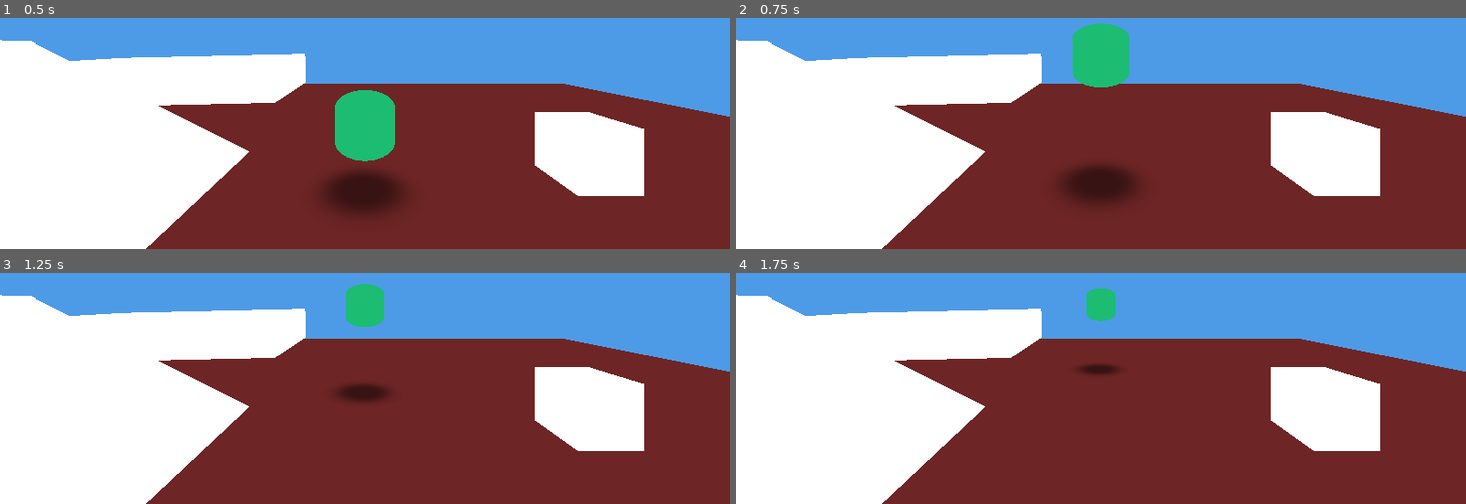
Above: before the commit, frames 1-4 (two rows, left to right).
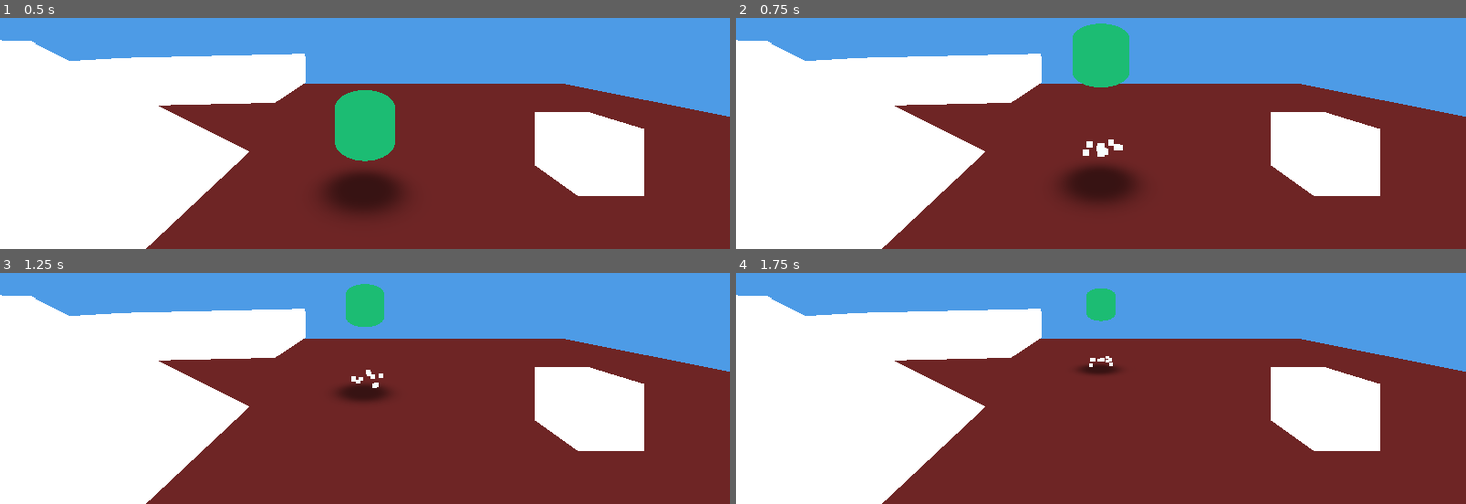
Above: after the commit, the same moments.

Repository: mcthaydt/cabaret-template
Game: Godot game, scene res://templates/base_scene_template.tscn
Same seed, same stepped clock (60 frames per second), same inputs: the game is played once before the commit and once after it.
Inputs (mouse positions are in pixels of both pictures, inside the frame that each line leads up to):
- Up to frame 1 (0.5 s): no input
- Up to frame 2 (0.75 s): tap Enter at 0.5 s; move the mouse to (1137, 41) at 0.52 s; hold W (move_forward) from 0.53 s (still down); tap Space (jump) at 0.6 s; click (1137, 41) at 0.67 s
- Up to frame 3 (1.25 s): keep holding W (move_forward); tap Space (jump) at 0.77, 1.07 s
- Up to frame 4 (1.75 s): keep holding W (move_forward); move the mouse to (1064, 300) at 1.27 s; tap Shift (sprint) at 1.35 s; tap Space (jump) at 1.52, 1.55 s

Frame 1 is identical in both runs. In frame 2, 0.2% of the frame differs, in the area x 47-53%, y 52-61%; in frame 3, less than 0.1%; in frame 4, less than 0.1%.

Commit message:
Added Jump VFX

Diff:
--- /dev/null
+++ b/resources/editor_icons/resource.svg
@@ -0,0 +1,11 @@
+<?xml version="1.0" encoding="UTF-8"?>
+<svg xmlns="http://www.w3.org/2000/svg" width="16" height="16" viewBox="0 0 16 16">
+  <defs>
+    <linearGradient id="g" x1="0" y1="0" x2="1" y2="1">
+      <stop offset="0%" stop-color="#4dabf7"/>
+      <stop offset="100%" stop-color="#1864ab"/>
+    </linearGradient>
+  </defs>
+  <rect x="1" y="1" width="14" height="14" rx="3" ry="3" fill="url(#g)" stroke="#0b2b52" stroke-width="1"/>
+  <path d="M5 11 L8 5 L11 11 Z" fill="#ffffff" fill-opacity="0.9"/>
+</svg>
--- /dev/null
+++ b/resources/settings/jump_particles_default.tres
@@ -0,0 +1,6 @@
+[gd_resource type="Resource" script_class="RS_JumpParticlesSettings" load_steps=2 format=3]
+
+[ext_resource type="Script" path="res://scripts/ecs/resources/rs_jump_particles_settings.gd" id="1_0"]
+
+[resource]
+script = ExtResource("1_0")
--- /dev/null
+++ b/scripts/ecs/resources/rs_jump_particles_settings.gd
@@ -0,0 +1,25 @@
+@icon("res://resources/editor_icons/utility.svg")
+extends Resource
+class_name RS_JumpParticlesSettings
+
+## Settings for jump particle effects
+
+@export_group("General")
+## Enable or disable particle spawning
+@export var enabled: bool = true
+
+@export_group("Particle Properties")
+## Particle material (placeholder for now, can be assigned in inspector)
+@export var particle_material: Material = null
+## Number of particles to emit per jump
+@export var emission_count: int = 10
+## How long particles stay alive (seconds)
+@export var particle_lifetime: float = 0.5
+## Scale of individual particles
+@export var particle_scale: float = 0.1
+
+@export_group("Emission")
+## Spread angle for particle emission (degrees)
+@export_range(0.0, 180.0) var spread_angle: float = 45.0
+## Initial velocity of particles
+@export var initial_velocity: float = 3.0
--- a/scripts/ecs/systems/s_jump_particles_system.gd
+++ b/scripts/ecs/systems/s_jump_particles_system.gd
@@ -4,6 +4,9 @@
 
 const EVENT_NAME := StringName("entity_jumped")
 const EVENT_BUS := preload("res://scripts/ecs/ecs_event_bus.gd")
+const SETTINGS_TYPE := preload("res://scripts/ecs/resources/rs_jump_particles_settings.gd")
+
+@export var settings: SETTINGS_TYPE
 
 var spawn_requests: Array = []
 
@@ -18,7 +21,28 @@
 	spawn_requests.clear()
 
 func process_tick(_delta: float) -> void:
-	pass
+	# Early exit if disabled or no settings
+	if settings == null or not settings.enabled:
+		spawn_requests.clear()
+		return
+
+	# Nothing to process
+	if spawn_requests.size() == 0:
+		return
+
+	# Get or create the effects container
+	var container: Node3D = _get_or_create_effects_container()
+	if container == null:
+		spawn_requests.clear()
+		return
+
+	# Spawn particles for each request
+	for request in spawn_requests:
+		var position: Vector3 = request.get("position", Vector3.ZERO)
+		_spawn_jump_particles(position - (Vector3.UP * 1), container)
+
+	# Clear processed requests
+	spawn_requests.clear()
 
 func _subscribe() -> void:
 	_unsubscribe()
@@ -44,3 +68,82 @@
 	if event_data.has("payload") and event_data["payload"] is Dictionary:
 		return event_data["payload"]
 	return {}
+
+func _get_or_create_effects_container() -> Node3D:
+	# Look for existing container in the scene tree
+	var containers: Array[Node] = get_tree().get_nodes_in_group("effects_container")
+	if containers.size() > 0:
+		return containers[0] as Node3D
+
+	# Create new container if none exists
+	var container := Node3D.new()
+	container.name = "EffectsContainer"
+	container.add_to_group("effects_container")
+
+	# Add to current scene root
+	var current_scene: Node = get_tree().current_scene
+	if current_scene == null:
+		return null
+
+	current_scene.add_child(container)
+	return container
+
+func _activate_particles_deferred(particles: GPUParticles3D) -> void:
+	# Verify particle still exists before activating
+	if not is_instance_valid(particles):
+		return
+
+	# Set emitting to true after GPU has initialized
+	particles.emitting = true
+
+func _spawn_jump_particles(position: Vector3, container: Node3D) -> void:
+	if settings == null:
+		return
+
+	# Create GPU particle node
+	var particles := GPUParticles3D.new()
+	particles.amount = settings.emission_count
+	particles.lifetime = settings.particle_lifetime
+	particles.one_shot = true
+	particles.explosiveness = 1.0 # All particles emit at once
+
+	# CRITICAL FIX #1: Set draw pass mesh (required for visibility)
+	var quad_mesh := QuadMesh.new()
+	quad_mesh.size = Vector2(settings.particle_scale, settings.particle_scale)
+	particles.draw_pass_1 = quad_mesh
+
+	# CRITICAL FIX #2: Apply process material or create default
+	if settings.particle_material != null:
+		particles.process_material = settings.particle_material
+	else:
+		# Create basic default material so particles work out of the box
+		var default_material := ParticleProcessMaterial.new()
+		default_material.emission_shape = ParticleProcessMaterial.EMISSION_SHAPE_SPHERE
+		default_material.emission_sphere_radius = 0.2
+		default_material.direction = Vector3.UP
+		default_material.spread = settings.spread_angle
+		default_material.initial_velocity_min = settings.initial_velocity * 0.8
+		default_material.initial_velocity_max = settings.initial_velocity * 1.2
+		default_material.gravity = Vector3(0, -9.8, 0)
+		particles.process_material = default_material
+
+	# Add to scene first (particle needs to be in tree before setting global transforms)
+	container.add_child(particles)
+
+	# Set position after adding to tree (required for global_position to work)
+	particles.global_position = position
+
+	# FIX: Defer emission by 2 frames to work around Godot bug with one_shot particles
+	# GPU particle buffer needs time to initialize before emitting
+	# See: https://github.com/godotengine/godot/issues/58778
+	# Double call_deferred creates a 2-frame delay
+	call_deferred("_activate_particles_call_deferred_again", particles)
+
+	# Auto-cleanup after lifetime + safety margin
+	var cleanup_time: float = settings.particle_lifetime + 0.5
+	var timer: SceneTreeTimer = get_tree().create_timer(cleanup_time)
+	timer.timeout.connect(particles.queue_free)
+
+func _activate_particles_call_deferred_again(particles: GPUParticles3D) -> void:
+	if is_instance_valid(particles):
+		call_deferred("_activate_particles_deferred", particles)
--- a/templates/base_scene_template.tscn
+++ b/templates/base_scene_template.tscn
@@ -1,22 +1,25 @@
-[gd_scene load_steps=22 format=3 uid="uid://rygahxanlmio"]
+[gd_scene load_steps=25 format=3 uid="uid://rygahxanlmio"]
 
-[ext_resource type="Script" uid="uid://cvvele4boybm4" path="res://scripts/scene_structure/main_root_node.gd" id="1_f2o31"]
-[ext_resource type="Script" uid="uid://c3ksqt7h7cg6v" path="res://scripts/ecs/systems/s_input_system.gd" id="1_pybrx"]
-[ext_resource type="Script" uid="uid://o763cgyky2o" path="res://scripts/scene_structure/environment_group.gd" id="2_8soux"]
-[ext_resource type="Script" uid="uid://dn4ku5dvupom6" path="res://scripts/scene_structure/scene_objects_group.gd" id="2_ph0bl"]
-[ext_resource type="Script" uid="uid://cxd4yycmngxnu" path="res://scripts/ecs/systems/s_jump_system.gd" id="2_rfthe"]
-[ext_resource type="Script" uid="uid://x1aivseqobm0" path="res://scripts/scene_structure/systems_group.gd" id="3_ph0bl"]
-[ext_resource type="Script" uid="uid://c7f8tpfqd0320" path="res://scripts/ecs/systems/s_gravity_system.gd" id="3_xnqit"]
-[ext_resource type="Script" uid="uid://bcpm6jeqaxtbi" path="res://scripts/ecs/systems/s_movement_system.gd" id="4_vry44"]
-[ext_resource type="Script" uid="uid://ba0wm6iff21wh" path="res://scripts/ecs/systems/s_rotate_to_input_system.gd" id="5_r0a6q"]
-[ext_resource type="Script" uid="uid://cqbu6uhtc7ieg" path="res://scripts/managers/m_ecs_manager.gd" id="6_0e7m3"]
-[ext_resource type="Script" uid="uid://6vckjdv5o1m7" path="res://scripts/ecs/systems/s_floating_system.gd" id="6_tnjgn"]
+[ext_resource type="Script" uid="uid://bm8n7pkdpbvku" path="res://scripts/scene_structure/main_root_node.gd" id="1_f2o31"]
+[ext_resource type="Script" uid="uid://bbovcvnujbnj3" path="res://scripts/ecs/systems/s_input_system.gd" id="1_pybrx"]
+[ext_resource type="Script" uid="uid://chju2smrof3yc" path="res://scripts/scene_structure/environment_group.gd" id="2_8soux"]
+[ext_resource type="Script" uid="uid://biqa541wtn26y" path="res://scripts/scene_structure/scene_objects_group.gd" id="2_ph0bl"]
+[ext_resource type="Script" uid="uid://pfqmo0e48jlo" path="res://scripts/ecs/systems/s_jump_system.gd" id="2_rfthe"]
+[ext_resource type="Script" uid="uid://bgnsh0o3wra1n" path="res://scripts/scene_structure/systems_group.gd" id="3_ph0bl"]
+[ext_resource type="Script" uid="uid://stjin1lq2sly" path="res://scripts/ecs/systems/s_gravity_system.gd" id="3_xnqit"]
+[ext_resource type="Script" uid="uid://rs0c1nihjtjv" path="res://scripts/ecs/systems/s_movement_system.gd" id="4_vry44"]
+[ext_resource type="Script" uid="uid://de612gn1alhu" path="res://scripts/ecs/systems/s_rotate_to_input_system.gd" id="5_r0a6q"]
+[ext_resource type="Script" uid="uid://d3viwme3cvkeh" path="res://scripts/managers/m_ecs_manager.gd" id="6_0e7m3"]
+[ext_resource type="Script" uid="uid://crolaluxasrr1" path="res://scripts/ecs/systems/s_floating_system.gd" id="6_tnjgn"]
 [ext_resource type="PackedScene" uid="uid://cyu3l6we2jq23" path="res://templates/player_template.tscn" id="7_4wxy1"]
-[ext_resource type="Script" uid="uid://cev7x8twqwfhr" path="res://scripts/ecs/systems/s_align_with_surface_system.gd" id="7_awem0"]
-[ext_resource type="Script" uid="uid://csicrrjo31foo" path="res://scripts/ecs/systems/s_landing_indicator_system.gd" id="8_ey5t3"]
-[ext_resource type="Script" uid="uid://cqotnyjj28vrp" path="res://scripts/managers/m_cursor_manager.gd" id="10_cursor"]
-[ext_resource type="Script" uid="uid://e35ihkaq5ot2" path="res://scripts/scene_structure/managers_group.gd" id="12_klon2"]
-[ext_resource type="Script" uid="uid://dvti1x3i4avbj" path="res://scripts/scene_structure/entities_group.gd" id="16_8qi87"]
+[ext_resource type="Script" uid="uid://bl83n4tcxatcm" path="res://scripts/ecs/systems/s_align_with_surface_system.gd" id="7_awem0"]
+[ext_resource type="Script" uid="uid://b3elt7u6s7lm6" path="res://scripts/ecs/systems/s_landing_indicator_system.gd" id="8_ey5t3"]
+[ext_resource type="Script" uid="uid://b0gp4g45vfgs0" path="res://scripts/ecs/systems/s_jump_particles_system.gd" id="9_jump_particles"]
+[ext_resource type="Resource" path="res://resources/settings/jump_particles_default.tres" id="9_jump_particles_settings"]
+[ext_resource type="Script" uid="uid://cqxyfp4wvohnb" path="res://scripts/ecs/systems/s_jump_sound_system.gd" id="9_jump_sound"]
+[ext_resource type="Script" uid="uid://3mg2o7kqih67" path="res://scripts/managers/m_cursor_manager.gd" id="10_cursor"]
+[ext_resource type="Script" uid="uid://d0n2a3p3tkdq0" path="res://scripts/scene_structure/managers_group.gd" id="12_klon2"]
+[ext_resource type="Script" uid="uid://mm82rwglfuba" path="res://scripts/scene_structure/entities_group.gd" id="16_8qi87"]
 [ext_resource type="PackedScene" uid="uid://4f8xryxbxit0" path="res://templates/camera_template.tscn" id="19_ph0bl"]
 
 [sub_resource type="StandardMaterial3D" id="StandardMaterial3D_q3o1v"]
@@ -111,6 +114,15 @@
 script = ExtResource("8_ey5t3")
 execution_priority = 110
 
+[node name="S_JumpParticlesSystem" type="Node" parent="Systems"]
+script = ExtResource("9_jump_particles")
+settings = ExtResource("9_jump_particles_settings")
+execution_priority = 120
+
+[node name="S_JumpSoundSystem" type="Node" parent="Systems"]
+script = ExtResource("9_jump_sound")
+execution_priority = 121
+
 [node name="Managers" type="Node" parent="."]
 script = ExtResource("12_klon2")
 
Not shown, changed: addons/gut/GutScene.tscn
Not shown, changed: addons/gut/UserFileViewer.tscn
Not shown, changed: addons/gut/gui/GutBottomPanel.tscn
Not shown, changed: addons/gut/gui/GutControl.tscn
Not shown, changed: addons/gut/gui/GutEditorWindow.tscn
Not shown, changed: addons/gut/gui/GutLogo.tscn
Not shown, changed: addons/gut/gui/GutRunner.tscn
Not shown, changed: addons/gut/gui/MinGui.tscn
Not shown, changed: addons/gut/gui/NormalGui.tscn
Not shown, changed: addons/gut/gui/OutputText.tscn
Not shown, changed: addons/gut/gui/ResizeHandle.tscn
Not shown, changed: addons/gut/gui/ResultsTree.tscn
(and 20 more such lines)
